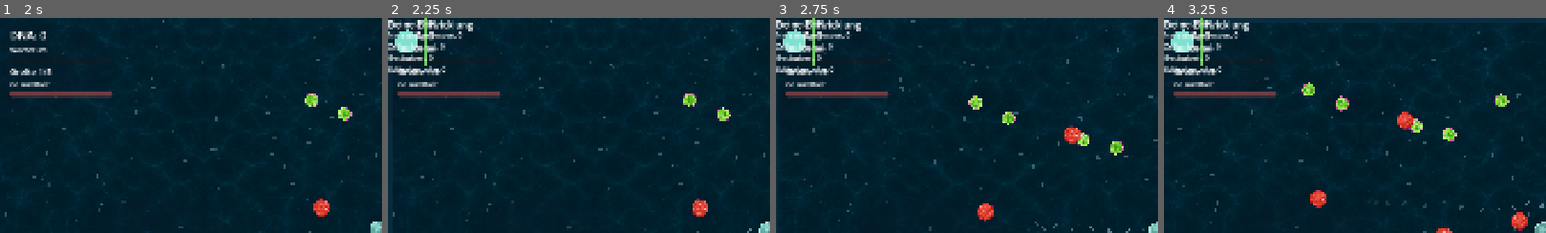
Above: before the commit, frames 1-4 (left to right).
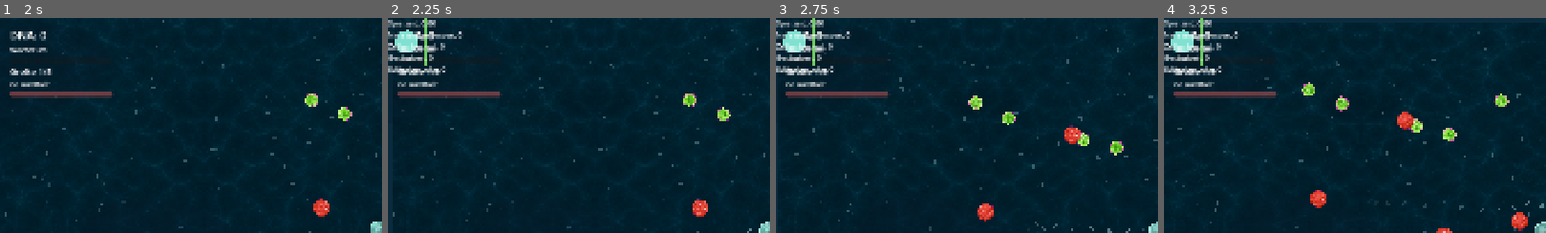
Above: after the commit, the same moments.

Repository: Mayo73/agenthub-backup
Game: Godot game, scene res://scenes/main.tscn
The game is run twice, just before and just after one commit, with the same random seed, the same clock (stepped at 60 frames per second) and the same inputs.
Inputs (mouse positions are % of the whole screen's width and height, from its top left):
- Up to frame 1 (2 s): click "Neue Partie: Pflanzenfresser" at 0.5 s; click "Neue Partie: Fleischfresser" at 1.25 s
- Up to frame 2 (2.25 s): tap Enter at 2 s; move the mouse to (72, 45) at 2.02 s; hold D (rechts) from 2.03 s (still down); hold T (zeitstrahl) from 2.03 s (still down); click (72, 45) at 2.17 s
- Up to frame 3 (2.75 s): keep holding D (rechts); keep holding T (zeitstrahl)
- Up to frame 4 (3.25 s): release D (rechts) at 2.75 s; release T (zeitstrahl) at 2.75 s; drag from (30, 55) to (45, 70) at 2.77 s
The pictures show only the part of the screen within x 0-50%, y 0-50%; the shares and areas given below are measured in that part.

Frame 1 is identical in both runs. In frame 2, 0.6% of the frame differs, in the area x 0-23%, y 0-7%; in frame 3, 0.6%; in frame 4, 0.6%.

Commit message:
T-0430: Zeitstrahl oben im Zelleditor
Erstellt vom lokalen Agent (Modell qwen3.5:35b-a3b, Versuch 3 von 5).

Diff:
--- a/scripts/cell_editor.gd
+++ b/scripts/cell_editor.gd
@@ -16,6 +16,7 @@
 var panel: CellEditorPanel
 var view_layer: CanvasLayer
 var canvas: CellEditorCanvas
+var timeline_view: TimelineView
 var tools: HBoxContainer
 var undo_button: Button
 var redo_button: Button
@@ -46,8 +47,14 @@
 	background_image.stretch_mode = TextureRect.STRETCH_KEEP_ASPECT_COVERED
 	background_image.mouse_filter = Control.MOUSE_FILTER_IGNORE
 	view_layer.add_child(background_image)
+	timeline_view = TimelineView.new()
+	timeline_view.name = "Timeline"
+	timeline_view.position = Vector2(24, 16)
+	timeline_view.custom_minimum_size = Vector2(800, 150)
+	add_child(timeline_view)
 	canvas = CellEditorCanvas.new()
 	canvas.name = "Canvas"
+	canvas.position = Vector2(0, 170)
 	view_layer.add_child(canvas)
 	panel = CellEditorPanel.new()
 	panel.name = "Panel"
@@ -193,3 +200,7 @@
 			undo()
 		elif event.physical_keycode == KEY_Y:
 			redo()
+
+## Zeitstrahl anzeigen, damit man sieht, woher die Zelle kommt.
+func show_timeline(t: EvolutionTimeline) -> void:
+	timeline_view.show_timeline(t)
--- a/scripts/main.gd
+++ b/scripts/main.gd
@@ -449,6 +449,7 @@
 	editor.name = "Editor"
 	add_child(editor)
 	editor.open(player.build, unlocks, progress, progress.stage)
+	editor.show_timeline(timeline)
 	editor.set_look(player.look.copy())
 	editor.finished.connect(close_editor)
 	hint("editor")
--- a/scripts/timeline_view.gd
+++ b/scripts/timeline_view.gd
@@ -15,6 +15,8 @@
 	strip.name = "Strip"
 	add_child(strip)
 
+var timeline_shown := false
+
 func _ready() -> void:
 	# Set spacing after _ready is called, when type checking is complete
 	var temp_spacing: float = 12.0
@@ -31,9 +33,16 @@
 	stats_label.add_theme_font_size_override("font_size", 18)
 	add_child(stats_label)
 
+	if timeline_shown:
+		title_label.visible = false
+
 
 func show_timeline(t: EvolutionTimeline) -> void:
 	timeline = t
+	timeline_shown = true
+
+	if title_label != null:
+		title_label.visible = false
 
 	# Alle Kinder im strip entfernen (mit free())
 	for child in strip.get_children():
--- a/tests/test_cell_editor.gd
+++ b/tests/test_cell_editor.gd
@@ -1,6 +1,7 @@
 extends "res://tests/base_test.gd"
 
 var editor: CellEditor
+var timeline: EvolutionTimeline
 var unlocks: PartUnlocks
 var progress: CellProgress
 var start: CellBuild
@@ -8,6 +9,7 @@
 
 func setup() -> void:
 	editor = CellEditor.new()
+	timeline = EvolutionTimeline.new()
 	unlocks = PartUnlocks.new()
 	unlocks.unlock("geissel")
 	progress = CellProgress.new()
@@ -84,3 +86,15 @@
 	var prev := editor.canvas.symmetry
 	editor.symmetry_button.button_pressed = not prev
 	check(editor.canvas.symmetry != prev, "symmetrie_gespiegelt")
+
+
+## Hilfsfunktion zum Hinzufügen von zwei Timeline-Einträgen.
+func _add_two_timeline_entries() -> void:
+	timeline.add_without_phase("start", "Start", Diet.PFLANZENFRESSER, 0.0, Color.WHITE)
+	timeline.add_without_phase("stage", "Größe 1", Diet.PFLANZENFRESSER, 10.0, Color(0.5, 0.8, 0.3))
+
+
+func test_zeitstrahl() -> void:
+	_add_two_timeline_entries()
+	editor.show_timeline(timeline)
+	check_eq(editor.timeline_view.item_count(), 2, "timeline_item_count")
